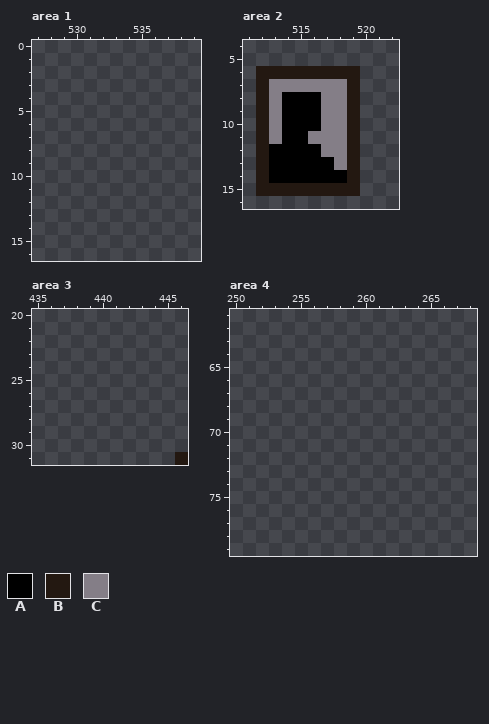
A pixel-art file gets an edit: NotReadySprites/Pixelarts/Furniture.aseprite. The picture above was drawn from the file before the commit.
1000x1000 pixels, 1 frame. Colours within 5 levels of each other are drawn and written as one. Shown: area 1: x 527..539, y 0..16; area 2: x 511..522, y 4..16; area 3: x 435..446, y 20..31; area 4: x 250..268, y 61..79. The commit also changed other parts of the picture, which this record leaves out.
Palette (. is transparent): A #000000  B #231811  C #847e87
Pixels before, area 2, first column x 512:
 6 BBBBBBBB
 7 BCCCCCCB
 8 BCAAACCB
 9 BCAAACCB
10 BCAAACCB
11 BCAACCCB
12 BAAAACCB
13 BAAAAACB
14 BAAAAAAB
15 BBBBBBBB
Pixels before, area 3, first column x 446:
31 B
And afterwards:
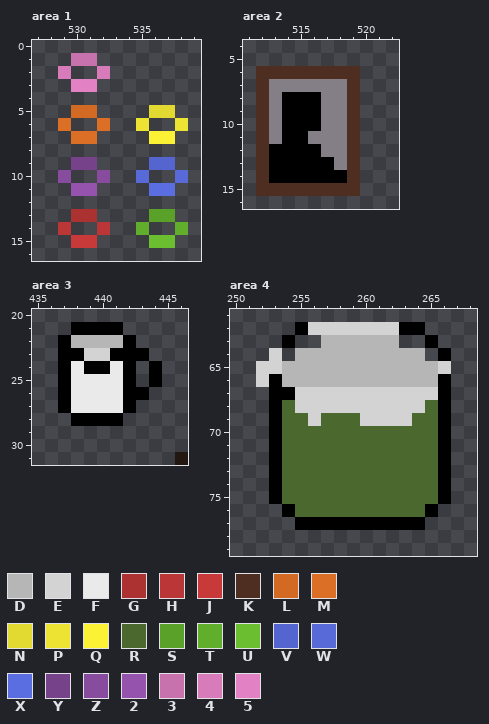
Colours new in this view: D #b6b6b6  E #d3d3d3  F #eaeaea  G #ac3232  H #bb3636  J #c83a3a  K #4d2e20  L #d26a24  M #db6f25  N #e2da31  P #ece333  Q #fbf236  R #4b692f  S #5aa129  T #61ae2c  U #6abe30  V #5465cf  W #576ad8  X #5b6ee1  Y #76428a  Z #874c9e  2 #9553ae  3 #c872ad  4 #d77bba  5 #e281c3
Difference:
Area 1:
Colour 2 is added in row 11 at x 530 to 531.
Colour 3 is added in row 1 at x 530 to 531.
Colour 4 is added in row 2 at x 529 and 532.
Colour 5 is added in row 3 at x 530 to 531.
Colour G is added in row 13 at x 530 to 531.
Colour H is added in row 14 at x 529 and 532.
Colour J is added in row 15 at x 530 to 531.
Colour L is added in row 5 at x 530 to 531.
Colour M is added in row 6 at x 529 and 532; in row 7 at x 530 to 531.
Colour N is added in row 5 at x 536 to 537.
Colour P is added in row 6 at x 535 and 538.
Colour Q is added in row 7 at x 536 to 537.
Colour S is added in row 13 at x 536 to 537.
Colour T is added in row 14 at x 535 and 538.
Colour U is added in row 15 at x 536 to 537.
Colour V is added in row 9 at x 536 to 537.
Colour W is added in row 10 at x 535 and 538.
Colour X is added in row 11 at x 536 to 537.
Colour Y is added in row 9 at x 530 to 531.
Colour Z is added in row 10 at x 529 and 532.
Area 2:
Colour K replaces colour B in row 6 at x 512 to 519; in rows 7 to 14 at x 512 and 519; in row 15 at x 512 to 519.
Area 3:
Colour A is added in row 21 at x 438 to 441; in row 22 at x 437 and 442; in row 23 at x 437 to 438 and 441 to 443; in row 24 at x 437, 439 to 440, 442 and 444; in row 25 at x 437, 442 and 444; in row 26 at x 437 and 442 to 443.
Colour A is added in row 27 at x 437 and 442; in row 28 at x 438 to 441.
Colour D is added in row 22 at x 438 to 441.
Colour E is added in row 23 at x 439 to 440.
Colour F is added in row 24 at x 438 and 441; in rows 25 to 27 at x 438 to 441.
Area 4:
Colour A is added in row 62 at x 255 and 263 to 264; in row 63 at x 254 and 265; in row 64 at x 266; in row 66 at x 253 and 266; in row 67 at x 253 to 254 and 266; in rows 68 to 75 at x 253 and 266.
Colour A is added in row 76 at x 254 and 265; in row 77 at x 255 to 264.
Colour D is added in row 63 at x 257 to 262; in row 64 at x 255 to 264; in rows 65 to 66 at x 254 to 265.
Colour E is added in row 62 at x 256 to 262; in row 64 at x 253; in row 65 at x 252 to 253 and 266; in row 66 at x 252; in row 67 at x 255 to 265; in row 68 at x 255 to 264.
Colour E is added in row 69 at x 256 and 260 to 263.
Colour R is added in row 68 at x 254 and 265; in row 69 at x 254 to 255, 257 to 259 and 264 to 265; in rows 70 to 75 at x 254 to 265; in row 76 at x 255 to 264.
Changed places in both pictures, as pixel boxes (x1, y1, x2, y2):
added: (58, 53, 188, 248)
changed: (256, 66, 360, 196)
added: (58, 322, 162, 426)
added: (256, 322, 451, 530)
